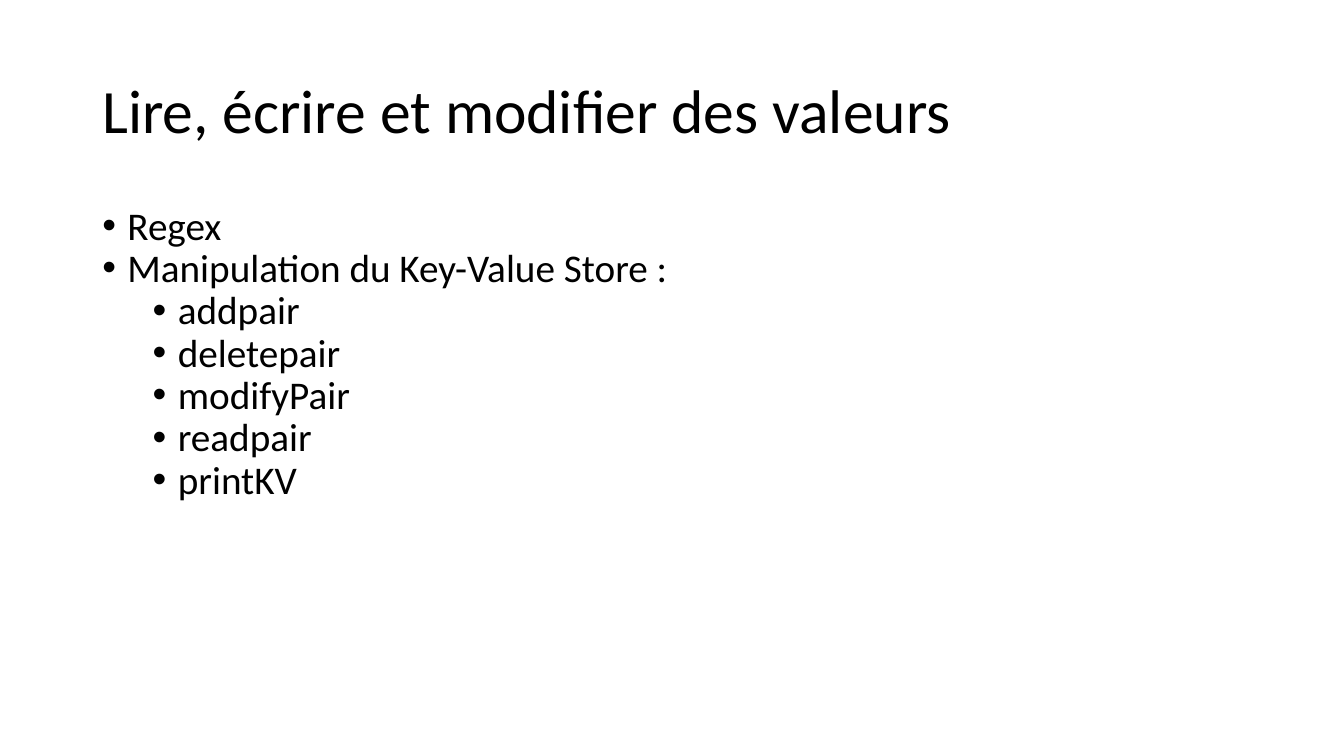
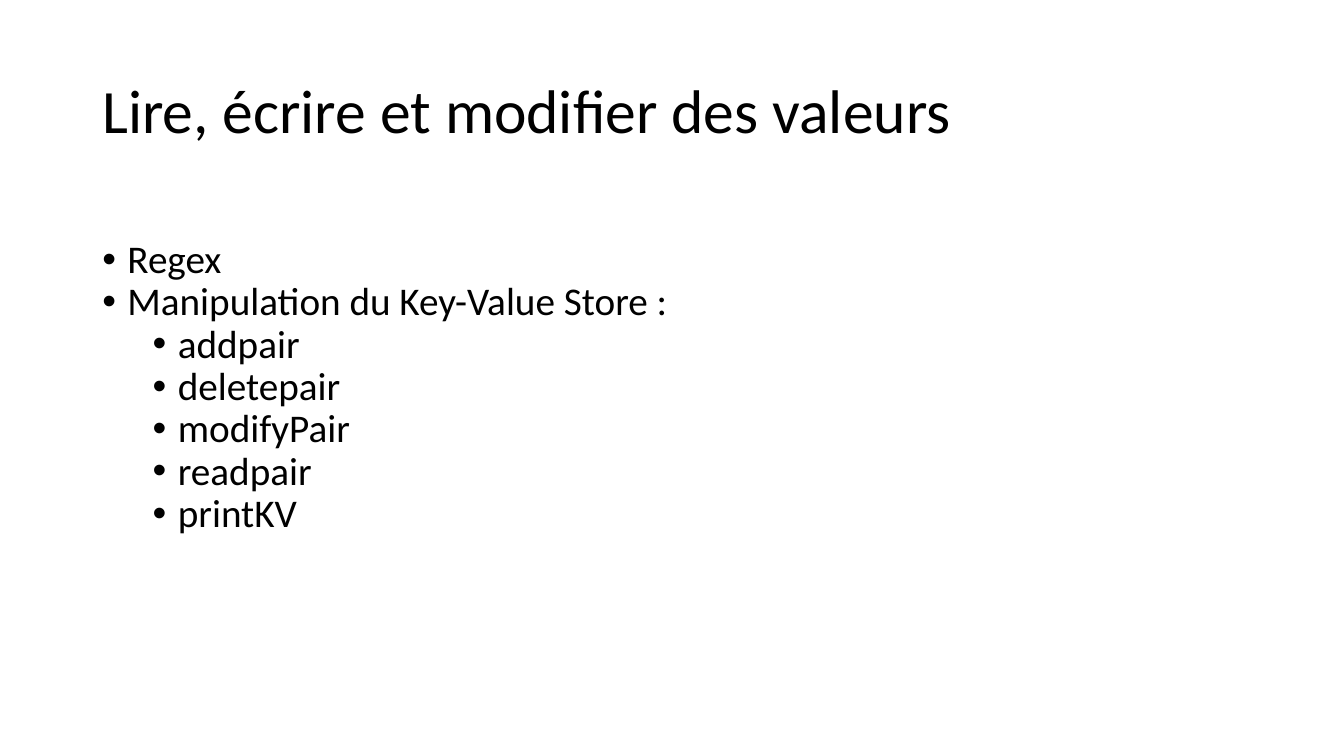
Before and after one commit to inefix/Key-Value-Store, a slide deck: slide 9 of presentation/KVS_presentation.pptx. Drawn at 1344x756 pixels with LibreOffice and Linux fonts; fonts in the diff are those of the drawing. Boxes give left, top, right and bottom in pixels: in the first picture for what was removed or moved away, otherwise in the second. Text is boxed around its words. In the diff, an @@ line names an element or a change of style, - is before the commit and + after.

```diff
--- a/presentation/KVS_presentation.pptx
+++ b/presentation/KVS_presentation.pptx
@@ text "Regex": place and size @@
-text "Regex" at <box>127,215,648,501</box>
+text "Regex" at <box>127,248,648,534</box>
```
Also in this commit, not shown: 4 other slides changed.
